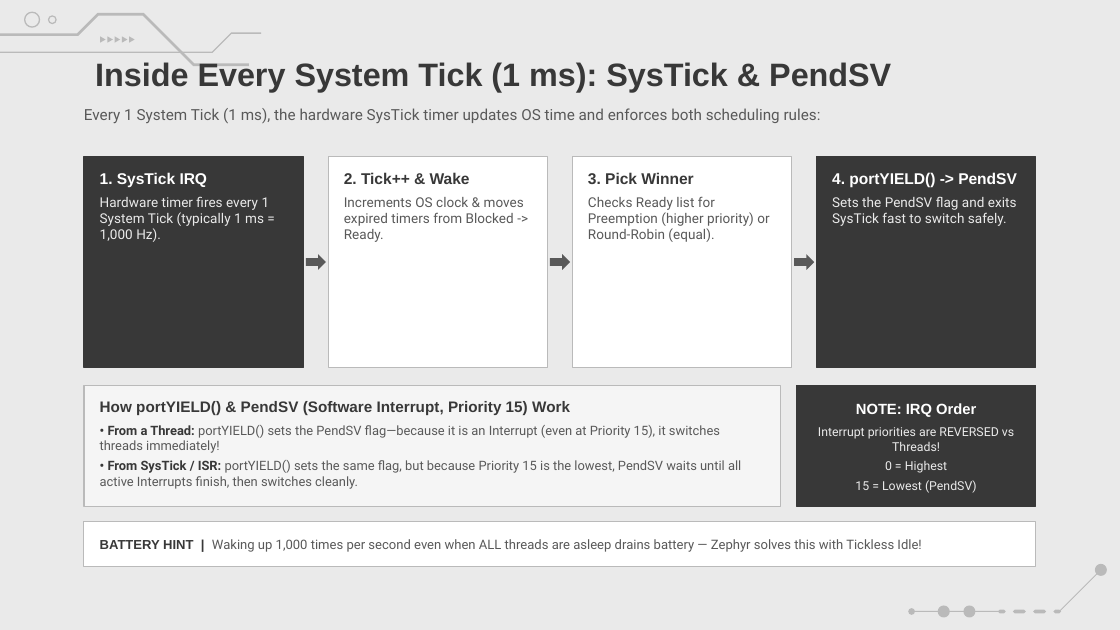
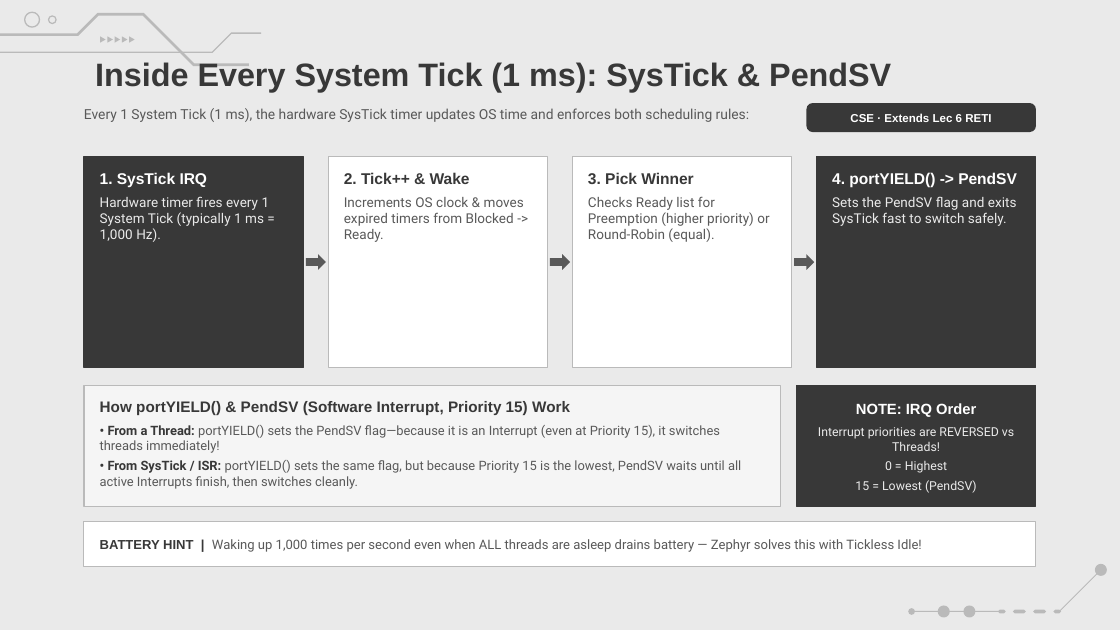
Before and after one commit to amrsaeedcse/zephyr-vs-freertos-presentation, a slide deck: slide 6 of Zephyr_RTOS_vs_FreeRTOS.pptx. Drawn at 1120x630 pixels with LibreOffice and Linux fonts; fonts in the diff are those of the drawing; background and template pictures are left out. Boxes give left, top, right and bottom in pixels: in the first picture for what was removed or moved away, otherwise in the second. Text is boxed around its words. In the diff, an @@ line names an element or a change of style, - is before the commit and + after.

```diff
--- a/Zephyr_RTOS_vs_FreeRTOS.pptx
+++ b/Zephyr_RTOS_vs_FreeRTOS.pptx
@@ text "Every 1 System Tick (1 ..." at [84,108,749,122]: size 9.8 to 8.9 pt @@
@@ rounded rectangle added at [806,103,1036,132], fill #383838, 7.4 pt, text #FFFFFF, bold @@
+CSE · Extends Lec 6 RETI
```
Also in this commit, not shown: 11 other slides changed, 4 other files.
